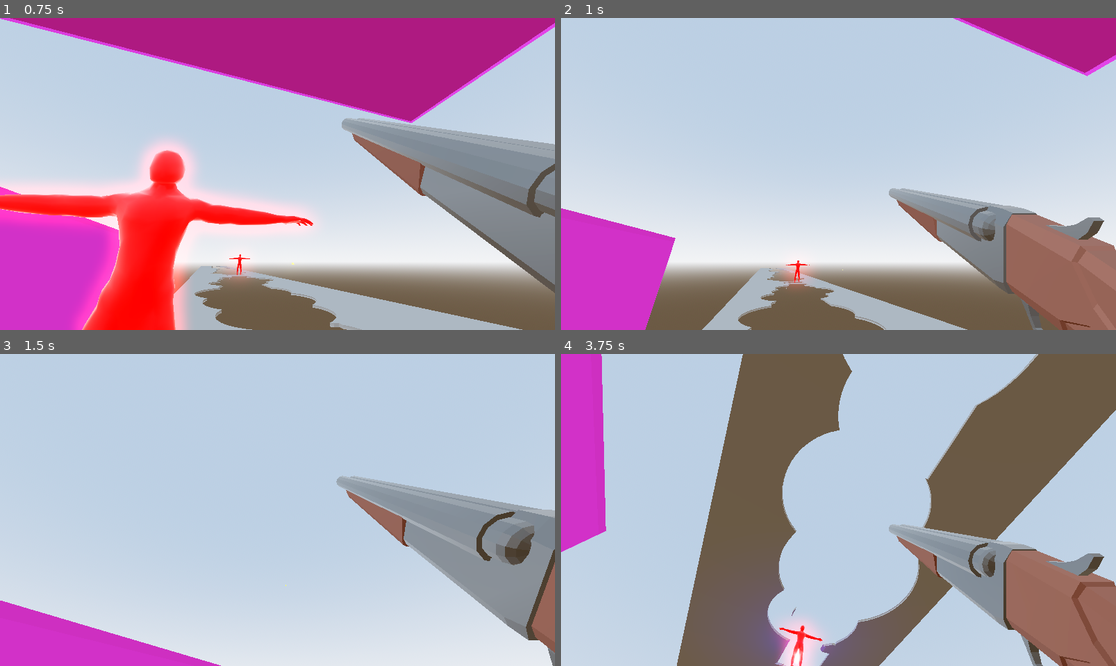
Above: before the commit, frames 1-4 (two rows, left to right).
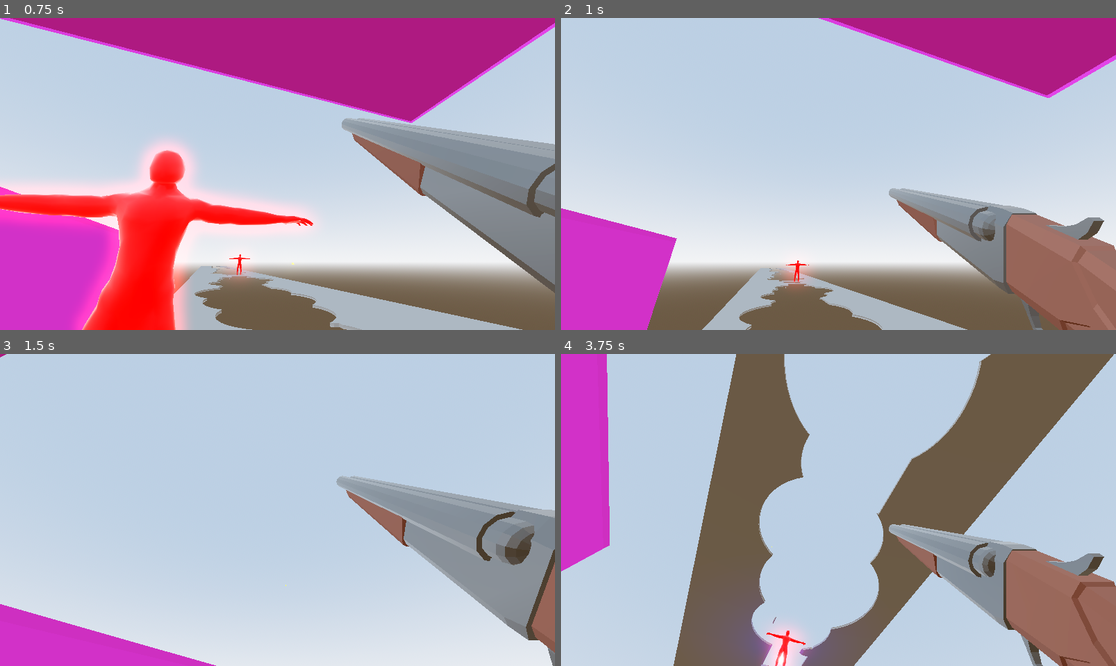
Above: after the commit, the same moments.

Repository: Games4Doritos/UWAGameJam2
Game: Godot game, scene res://Scenes/world.tscn
Same seed, same stepped clock (60 frames per second), same inputs: the game is played once before the commit and once after it. This scene is started directly instead of the project's main scene.
Inputs (mouse positions are in pixels of both pictures, inside the frame that each line leads up to):
- Up to frame 1 (0.75 s): move the mouse to (305, 174) at 0.52 s; hold W (forward) from 0.53 s (still down); hold Shift (run) from 0.53 s (still down); click (305, 174) at 0.67 s
- Up to frame 2 (1 s): keep holding W (forward); keep holding Shift (run); tap Space (jump) at 0.77 s
- Up to frame 3 (1.5 s): keep holding W (forward); move the mouse to (249, 510) at 1.27 s; release Shift (run) at 1.28 s; click (249, 510) at 1.35 s
- Up to frame 4 (3.75 s): keep holding W (forward); tap Space (jump) at 1.52, 3.02 s; move the mouse to (849, 503) at 2.02 s; hold Shift (run) 2.03-2.78 s; move the mouse to (832, 516) at 2.77 s; click (832, 516) at 2.85 s; move the mouse to (877, 513) at 3.52 s; hold Shift (run) from 3.53 s (still down)

Frame 1 is identical in both runs. In frame 2, 5.2% of the frame differs, in the area x 15-95%, y 0-100%; in frame 3, 0.3%; in frame 4, 18%, in the area x 0-100%, y 0-100%.

Commit message:
fix: Player can no longer walk through enemies
# Problem
Player could previously walk through enemies.

# Solution
Creating a static body inside the enemy to prevent player movement.

Diff:
--- a/Scenes/enemy.tscn
+++ b/Scenes/enemy.tscn
@@ -90,16 +90,24 @@
 height = 1.3878174
 
 [sub_resource type="CapsuleShape3D" id="CapsuleShape3D_qjcj6"]
-radius = 0.25830078
-height = 1.8085938
+radius = 0.171875
+height = 1.201416
 
 [sub_resource type="CapsuleShape3D" id="CapsuleShape3D_8ej4m"]
-radius = 0.18017578
-height = 0.569458
+radius = 0.1953125
+height = 0.58843994
 
 [sub_resource type="CapsuleShape3D" id="CapsuleShape3D_bwheg"]
-radius = 0.107421875
+radius = 0.1508789
 height = 1.2733765
+
+[sub_resource type="CapsuleShape3D" id="CapsuleShape3D_haro7"]
+radius = 0.24951172
+height = 1.1318359
+
+[sub_resource type="CapsuleShape3D" id="CapsuleShape3D_56vhr"]
+radius = 0.12060547
+height = 3.0302734
 
 [node name="Root Scene" instance=ExtResource("1_hghv2")]
 script = ExtResource("2_1f0kj")
@@ -108,6 +116,7 @@
 surface_material_override/0 = SubResource("StandardMaterial3D_1f0kj")
 
 [node name="PhysicalBoneSimulator3D" type="PhysicalBoneSimulator3D" parent="RootNode/Skeleton3D" index="14"]
+visible = false
 
 [node name="Physical Bone mixamorig_Hips" type="PhysicalBone3D" parent="RootNode/Skeleton3D/PhysicalBoneSimulator3D" index="0"]
 transform = Transform3D(1, -1.2515642e-16, 1.1971244e-16, 1.2246469e-16, 0.022226743, -0.999753, 1.2246469e-16, 0.999753, 0.022226743, 0.010082372, 1.4901091, -0.00024591968)
@@ -410,11 +419,11 @@
 shape = SubResource("CapsuleShape3D_287tu")
 
 [node name="Physical Bone mixamorig_Neck" type="PhysicalBone3D" parent="RootNode/Skeleton3D/PhysicalBoneSimulator3D" index="4"]
-transform = Transform3D(-1, 9.3311095e-17, 1.459049e-16, -1.2246469e-16, 0.2147305, -0.97667336, -1.2246469e-16, -0.97667336, -0.2147305, 0.010082372, 2.2031326, -0.0059920223)
+transform = Transform3D(-1, 9.3311095e-17, 1.459049e-16, -1.2246469e-16, 0.2147305, -0.97667336, -1.2246469e-16, -0.97667336, -0.2147305, 0.010082372, 2.2031326, -0.00603092)
 collision_layer = 2
 joint_type = 5
-joint_offset = Transform3D(1, 0, 0, 0, 1, 0, 0, 0, 1, 6.4911977e-25, -0.0002079811, 0.04359654)
-body_offset = Transform3D(-1, 0, 1.4889251e-23, 0, 0.2147305, -0.97667336, 0, -0.97667336, -0.2147305, 0, 0.042624235, 0.009158377)
+joint_offset = Transform3D(1, 0, 0, 0, 1, 0, 0, 0, 1, 6.489954e-25, -0.0002459716, 0.043588184)
+body_offset = Transform3D(-1, 0, 1.4889251e-23, 0, 0.2147305, -0.97667336, 0, -0.97667336, -0.2147305, 0, 0.042624235, 0.009119479)
 bone_name = "mixamorig_Neck"
 joint_constraints/x/linear_limit_enabled = true
 joint_constraints/x/linear_limit_upper = 0.0
@@ -737,11 +746,11 @@
 shape = SubResource("CapsuleShape3D_ve8xs")
 
 [node name="Physical Bone mixamorig_LeftLeg" type="PhysicalBone3D" parent="RootNode/Skeleton3D/PhysicalBoneSimulator3D" index="13"]
-transform = Transform3D(-0.99771625, 7.430837e-05, -0.0675449, -0.06754473, 0.0013993803, 0.9977153, 0.00016865958, 0.9999991, -0.0013911653, 0.2399969, 0.41115886, -0.002470365)
+transform = Transform3D(-0.99771625, 7.552671e-05, -0.06754491, -0.06754473, 0.0013993803, 0.9977153, 0.00016987513, 0.9999991, -0.001391083, 0.24124718, 0.4102619, -0.0024627992)
 collision_layer = 2
 joint_type = 2
-joint_offset = Transform3D(1, 0, 0, 0, 1, 0, 0, 0, 1, 0.0010055375, -7.012204e-05, 0.31418854)
-body_offset = Transform3D(1, -4.118032e-06, -8.771067e-07, -8.903612e-07, 2.561137e-07, -1.0000001, 4.118003e-06, 1.0000001, 2.561137e-07, -0.0010052621, 0.31418857, 7.003744e-05)
+joint_offset = Transform3D(1, 0, 0, 0, 1, 0, 0, 0, 1, 0.0021923834, -7.65542e-05, 0.31516793)
+body_offset = Transform3D(1, -5.333568e-06, -8.696426e-07, -8.8866983e-07, 3.3841934e-07, -1.0000001, 5.3335534e-06, 1.0000001, 3.3841934e-07, -0.0021921098, 0.31516796, 7.6435856e-05)
 bone_name = "mixamorig_LeftLeg"
 joint_constraints/swing_span = 45.0
 joint_constraints/twist_span = 0.0
@@ -829,11 +838,11 @@
 shape = SubResource("CapsuleShape3D_c1gwg")
 
 [node name="Physical Bone mixamorig_RightUpLeg" type="PhysicalBone3D" parent="RootNode/Skeleton3D/PhysicalBoneSimulator3D" index="15"]
-transform = Transform3D(-0.9965967, -2.07161e-06, 0.08243269, 0.08243263, -0.0012337533, 0.9965959, 9.963704e-05, 0.9999992, 0.0012297252, -0.1724508, 1.0286975, -0.0035341387)
+transform = Transform3D(-0.9965967, -2.376536e-06, 0.08243269, 0.08243263, -0.0012337533, 0.9965959, 9.9333156e-05, 0.9999992, 0.0012297503, -0.1724508, 1.0286975, -0.0035341387)
 collision_layer = 2
 joint_type = 2
-joint_offset = Transform3D(1, 0, 0, 0, 1, 0, 0, 0, 1, 6.642542e-08, -5.5066767e-08, 0.3051749)
-body_offset = Transform3D(0.9999998, 2.0637672e-06, -2.1766303e-07, -2.1936576e-07, 1.8021092e-07, -0.99999976, -2.0637453e-06, 1, 1.8044375e-07, 0, 0.30517483, 0)
+joint_offset = Transform3D(1, 0, 0, 0, 1, 0, 0, 0, 1, 6.6424676e-08, -6.274059e-08, 0.3051749)
+body_offset = Transform3D(0.9999998, 2.3676548e-06, -2.1766047e-07, -2.1899211e-07, 2.0535663e-07, -0.99999976, -2.367633e-06, 1, 2.0558946e-07, 0, 0.30517483, 0)
 bone_name = "mixamorig_RightUpLeg"
 joint_constraints/swing_span = 45.0
 joint_constraints/twist_span = 0.0
@@ -940,19 +949,19 @@
 [node name="Area3D" type="Area3D" parent="." index="2"]
 
 [node name="CollisionShape3D" type="CollisionShape3D" parent="Area3D" index="0"]
-transform = Transform3D(0.59887743, 0, 0, 0, 0.8539078, -0.003476828, 0, 0.0072134673, 0.41157606, 0, 1.6582599, -0.00025520637)
+transform = Transform3D(1, 0, 0, 0, 0.9999643, -0.008447293, 0, 0.008447293, 0.9999643, 0, 1.6582599, -0.00025520637)
 shape = SubResource("CapsuleShape3D_po0sg")
 
 [node name="CollisionShape3D2" type="CollisionShape3D" parent="Area3D" index="1"]
-transform = Transform3D(0.49761468, 0, 0, 0, 0.7266518, 0, 0, 0, 0.32786918, -0.18715876, 0.6660104, 0)
+transform = Transform3D(1, 0, 0, 0, 1, 0, 0, 0, 1, -0.19165364, 0.545527, 0)
 shape = SubResource("CapsuleShape3D_qjcj6")
 
 [node name="CollisionShape3D3" type="CollisionShape3D" parent="Area3D" index="2"]
-transform = Transform3D(0.49761468, 0, 0, 0, 0.7266518, 0, 0, 0, 0.32786918, 0.2456612, 0.6660104, 0)
+transform = Transform3D(1, 0, 0, 0, 1, 0, 0, 0, 1, 0.2456612, 0.6660104, 0)
 shape = SubResource("CapsuleShape3D_qjcj6")
 
 [node name="CollisionShape3D4" type="CollisionShape3D" parent="Area3D" index="3"]
-transform = Transform3D(1, 0, 0, 0, 1, 0, 0, 0, 1, 0.03371948, 2.346323, 0.03820902)
+transform = Transform3D(1, 0, 0, 0, 1, 0, 0, 0, 1, 0.03371948, 2.355814, 0.03820902)
 shape = SubResource("CapsuleShape3D_8ej4m")
 
 [node name="CollisionShape3D5" type="CollisionShape3D" parent="Area3D" index="4"]
@@ -973,5 +982,16 @@
 autoplay = true
 parameters/looping = true
 
+[node name="StaticBody3D" type="StaticBody3D" parent="." index="5"]
+visible = false
+
+[node name="CollisionShape3D" type="CollisionShape3D" parent="StaticBody3D" index="0"]
+transform = Transform3D(1, 0, 0, 0, 1, 0, 0, 0, 1, 0, 1.6388488, 0)
+shape = SubResource("CapsuleShape3D_haro7")
+
+[node name="CollisionShape3D2" type="CollisionShape3D" parent="StaticBody3D" index="1"]
+transform = Transform3D(0.022408117, 0.9997489, 0, -0.9997489, 0.022408117, 0, 0, 0, 1, 0, 1.9454958, -0.00406906)
+shape = SubResource("CapsuleShape3D_56vhr")
+
 [connection signal="area_entered" from="Area3D" to="." method="_on_area_3d_area_entered"]
 [connection signal="timeout" from="Timer" to="." method="_on_timer_timeout"]
--- a/Scripts/player.gd
+++ b/Scripts/player.gd
@@ -96,7 +96,7 @@
 			var body = collision.get_collider()
 
 			# Apply force in the opposite direction of collision
-			body.apply_impulse(-collision.get_normal() * 1000000000, collision.get_position() - body.global_position)
+			body.apply_impulse(-collision.get_normal() * 100000000000, collision.get_position() - body.global_position)
 
 
 func _on_timer_timeout() -> void:
Not shown: 1 places in Scenes/enemy.tscn that only renumber resources
